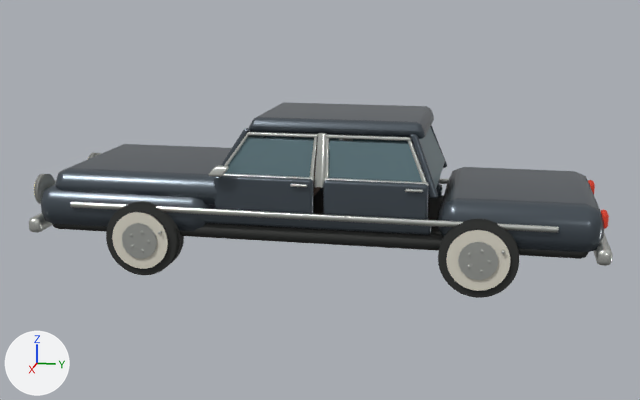
Before and after pictures for a commit that changed the glTF model public/art/models/packard.glb.
One viewpoint serves both versions: a 50 mm camera at (8.95, 1.78, 2.88) aimed at (0.04, 0.0, 0.65). Every picture has the same lights, and +X, +Y and +Z are marked at lower left. The picture after the commit comes second. Where no turn or scale is listed for an object, it has been applied to the vertices. Vertices at exactly the same position are counted once.

Names of what the first picture shows: 'bench cushion', 'door skin.002', 'door skin.003', 'door window.002', 'door window.003', 'floor pan', 'front body', 'hubcap.003', 'wheel.002', 'wheel.003', 'whitewall.002', 'whitewall.003', 'windscreen divider' and 7 more.
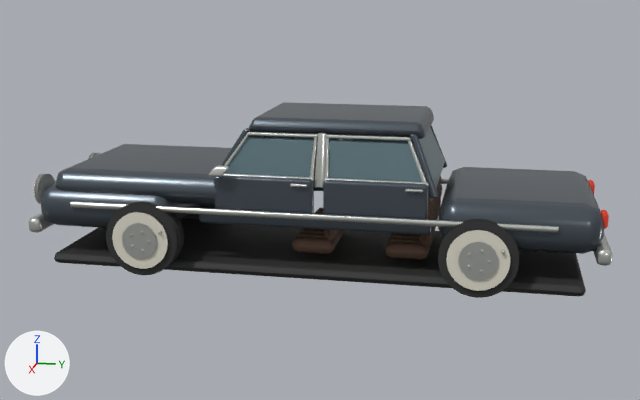
Where the newer file only moved an object's origin or applied its transform, the numbers keep the older frame.

The change in detail:
me_cube is used by ob_floor_pan; location (0.0, 0.0, 0.48).
me_cube had 456 vertices, 896 faces and spanned x -0.85..0.85, y -2.67..2.67, z -0.09..0.75.
me_cube now has 456 vertices, 896 faces and spans x -0.85..0.85, y -2.67..2.67, z -0.45..0.75.
me_cube part 1: the loose piece of 56 vertices spanning x -0.85..0.85, y -2.67..2.67, z -0.09..0.09 is scaled about its middle by (1.01, 1, 0.648), then moved by (0.0, 0.0, -0.39).
me_cube_001 has 607 vertices, 1170 faces and spans x -0.9..0.9, y -0.92..4.68, z -0.22..0.95.
me_cube_001 is used by ob_front_body; location (0.0, -1.876, 0.64).
Before the commit, vertices of me_cube_001: 14 (-0.73, 0.75, -0.22), 15 (-0.9, 0.75, -0.05), 16 (-0.73, 0.92, -0.05), 17 (-0.85, 0.75, -0.17), 18 (-0.83, 0.85, -0.15).
Before the commit, vertices of me_cube_001: 19 (-0.85, 0.87, -0.05), 20 (-0.73, 0.87, -0.17), 21 (-0.73, 0.75, 0.22), 22 (-0.73, 0.92, 0.05), 23 (-0.9, 0.75, 0.05).
Before the commit, vertices of me_cube_001: 24 (-0.73, 0.87, 0.17), 25 (-0.83, 0.85, 0.15), 26 (-0.85, 0.87, 0.05), 27 (-0.85, 0.75, 0.17), 42 (0.73, 0.75, -0.22).
Before the commit, vertices of me_cube_001: 43 (0.73, 0.92, -0.05), 44 (0.9, 0.75, -0.05) at pixel (191, 221), 45 (0.73, 0.87, -0.17), 46 (0.83, 0.85, -0.15), 47 (0.85, 0.87, -0.05) at pixel (204, 220).
Before the commit, vertices of me_cube_001: 48 (0.85, 0.75, -0.17) at pixel (193, 231), 49 (0.73, 0.75, 0.22), 50 (0.9, 0.75, 0.05), 51 (0.73, 0.92, 0.05) at pixel (212, 207), 52 (0.85, 0.75, 0.17) at pixel (191, 198).
Before the commit, vertices of me_cube_001: 53 (0.83, 0.85, 0.15) at pixel (202, 200), 54 (0.85, 0.87, 0.05), 55 (0.73, 0.87, 0.17).
Part 2, on me_cube_001:
Vertices 14 to 27, 42 to 55 of me_cube_001 move by (0.0, -0.39, 0.0).
Object 'bench cushion' (ob_bench_cushion) moves from (0.0, -0.28, 0.72) to (0.0, 0.04, 0.32).

Changed parts and their boxes (x1, y1, x2, y2) in the pictures (640 x 400 px; the box of a moved part takes in the faces that stretch with it):
'front body', reshaped
    before: (41, 102, 604, 252)
    after: (41, 102, 604, 254)
'floor pan', reshaped (mostly hidden before)
    before: (52, 137, 589, 259)
    after: (54, 137, 586, 297)
'bench cushion', moved (mostly hidden before)
    before: (314, 140, 322, 196)
    after: (292, 175, 441, 259)
part 1 of me_cube, moved or reshaped
    before: (52, 191, 589, 259)
    after: (54, 218, 586, 297)
part 2 of me_cube_001, moved or reshaped
    before: (49, 185, 215, 231)
    after: (49, 185, 200, 228)
